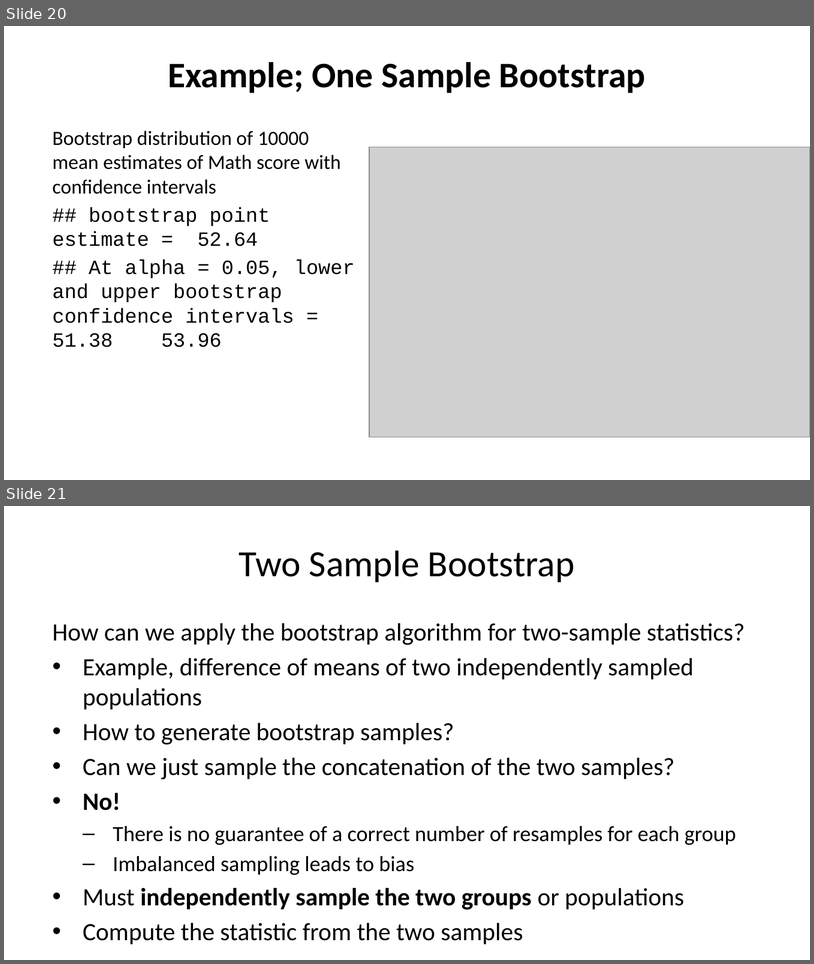
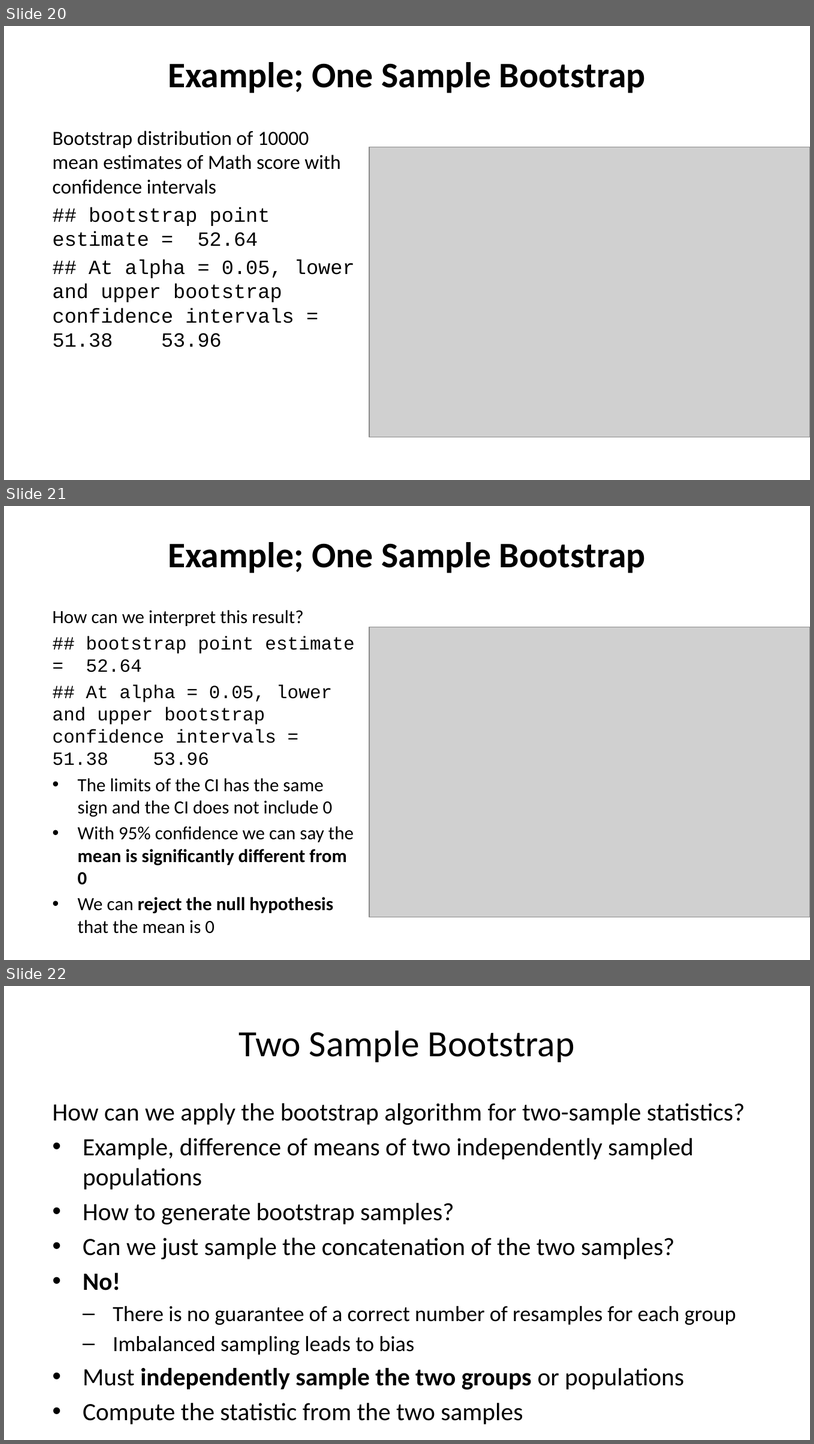
Before and after one commit to StephenElston/CSCI-E-83, a slide deck: LectureSlides/06b_IntroductionToBootstrap.pptx. Shown one above the other, each under a label of ours: slides 20 and 21 before the commit, slides 20, 21 and 22 after it. The pictures are 814x964 and 814x1444 pixels, drawn with LibreOffice and Linux fonts; fonts in the diff are those of the drawing; grey boxes stand for pictures. Boxes give left, top, right and bottom in pixels: in the first picture for what was removed or moved away, otherwise in the second. Text is boxed around its words. In the diff, an @@ line names an element or a change of style, - is before the commit and + after.

Commit message:
Added explainatory slide to deck

```diff
--- a/LectureSlides/06b_IntroductionToBootstrap.pptx
+++ b/LectureSlides/06b_IntroductionToBootstrap.pptx
@@ slide 21 added at box(4, 506, 810, 960), background #FFFFFF @@
@@ title added at box(168, 542, 646, 573), 32 pt, text #000000, bold @@
+Example; One Sample Bootstrap
@@ text added at box(53, 610, 354, 933), 16.6 pt, text #000000 @@
+How can we interpret this result?
+## bootstrap point estimate = 52.64
+## At alpha = 0.05, lower and upper bootstrap confidence intervals = 51.38 53.96
+• The limits of the CI has the same sign and the CI does not include 0
+• With 95% confidence we can say the mean is significantly different from 0
+• We can reject the null hypothesis that the mean is 0
@@ picture added at box(369, 627, 810, 916) @@
@@ what was slide 21 is now slide 22 @@
```
